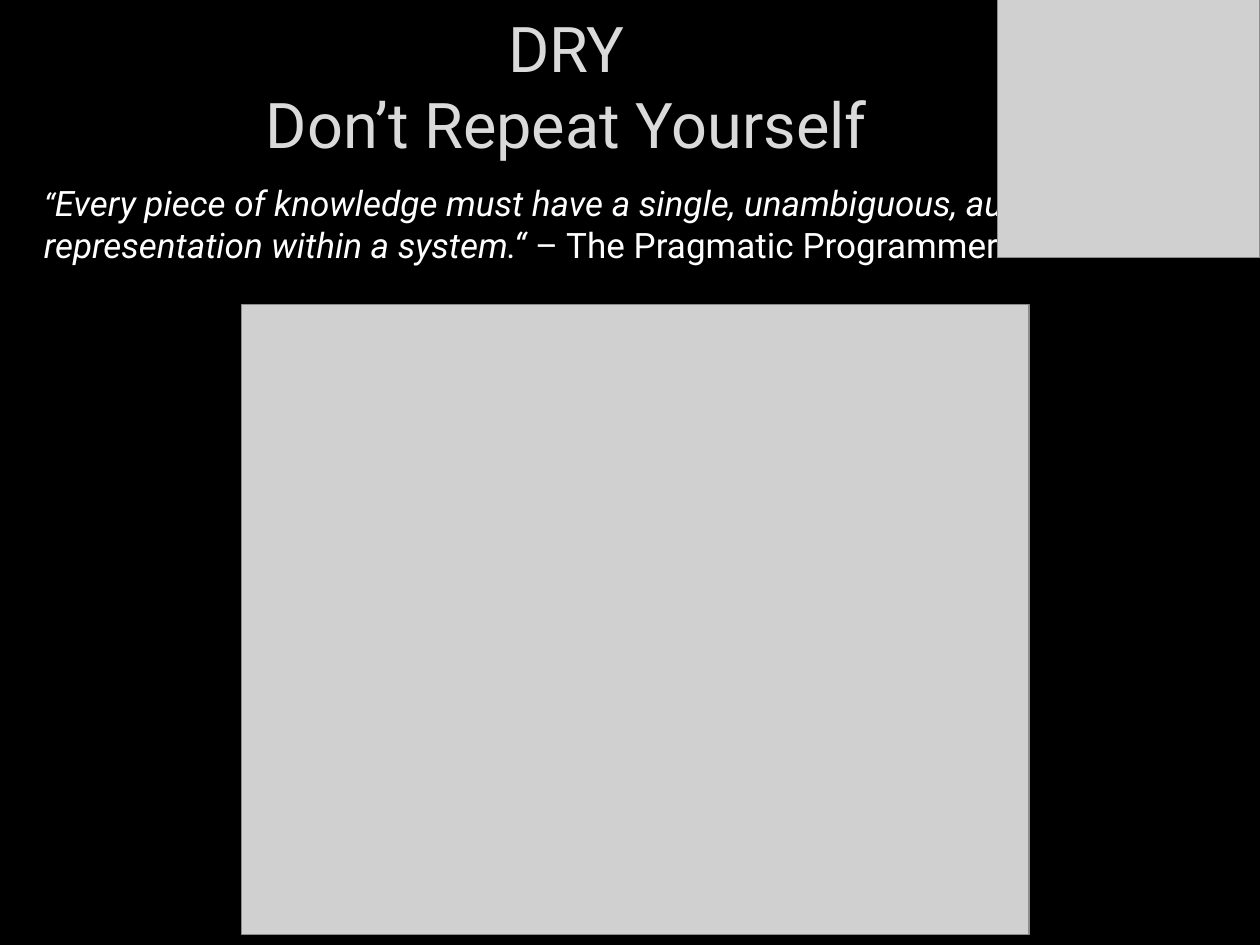
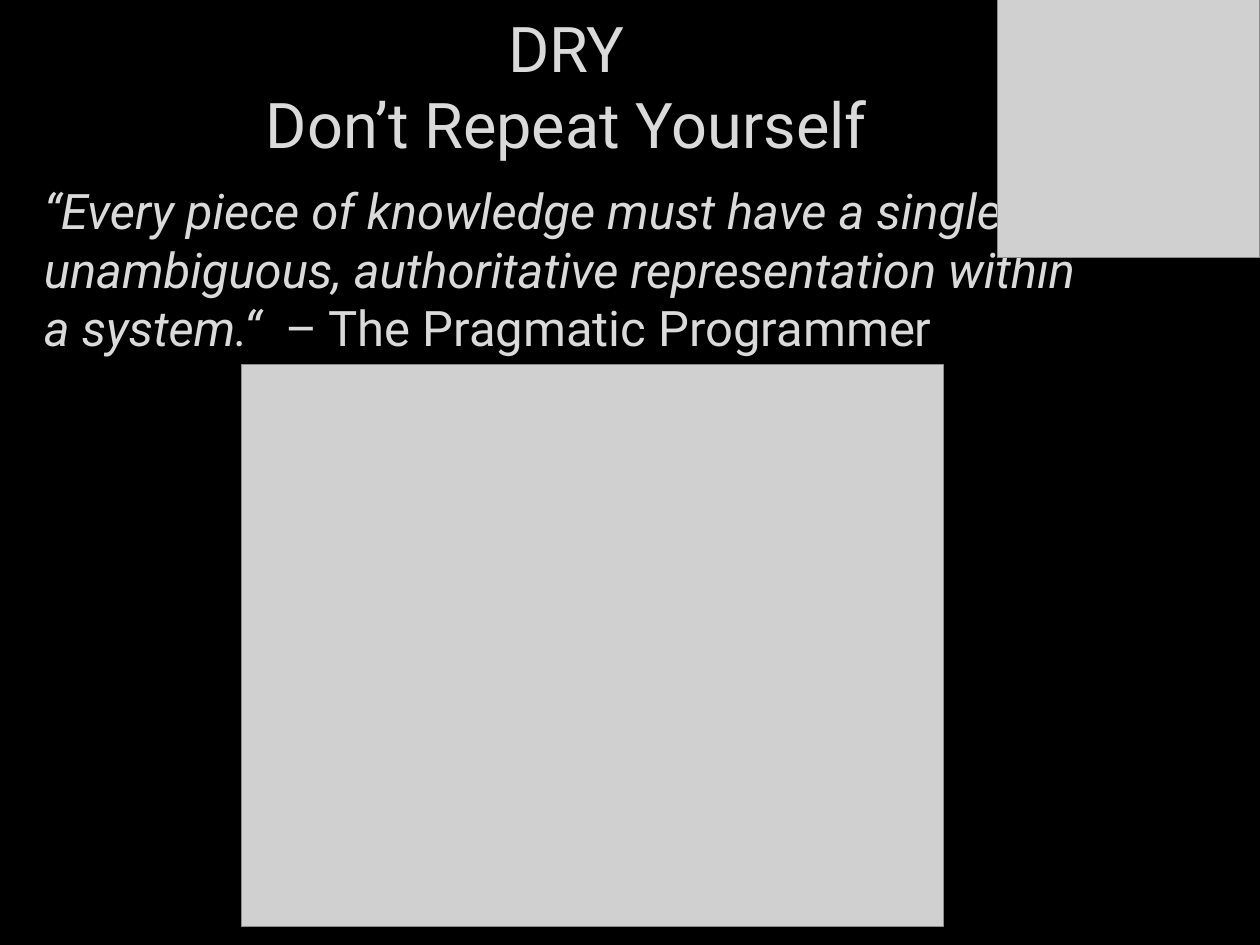
Before and after one commit to itenium-be/Talk-DesignPatterns, a slide deck: slide 16 of patterns.pptx. Drawn at 1260x945 pixels with LibreOffice and Linux fonts; fonts in the diff are those of the drawing; grey boxes stand for pictures; background and template pictures are left out. Boxes give left, top, right and bottom in pixels: in the first picture for what was removed or moved away, otherwise in the second. Text is boxed around its words. In the diff, an @@ line names an element or a change of style, - is before the commit and + after.

Commit message:
more pptx layout

```diff
--- a/patterns.pptx
+++ b/patterns.pptx
@@ text "“Every piece of knowledge must ..." at bbox=[44, 184, 1075, 357]: size 18 to 28 pt in "“Every"; size 20 to 28 pt, text colour #FFFFFF to #DADADA, letter outline none to #404040 0.75 pt @@
@@ picture: place and size @@
-picture at bbox=[242, 305, 1029, 935]
+picture at bbox=[242, 365, 944, 927]
```
Also in this commit, not shown: 20 other slides changed.
